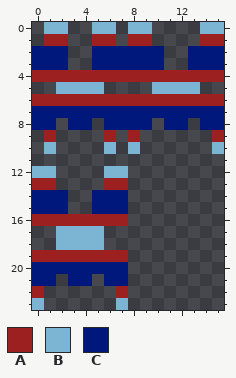
File history of a pixel-art sprite, Assets/KyleFolder/Sprites/MiniBoss_IdleSpriteSheet.png. The picture above was drawn from the file before the commit.
The file is 16x24 pixels.
Palette (. is transparent): A #9c2020  B #7cb4d4  C #00187c
New version:
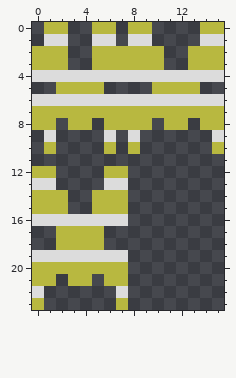
Edits made:
Colour A changes from #9c2020 to #dcdcdc.
Colour C changes from #00187c to #b8b840.
Colour C replaces colour B in row 0 at x 1 to 2, 5 to 6, 8 to 9 and 14 to 15; in row 5 at x 2 to 5 and 10 to 13; in row 10 at x 1, 6, 8 and 15; in row 12 at x 0 to 1 and 6 to 7; in rows 17 to 18 at x 2 to 5; in row 23 at x 0 and 7.
